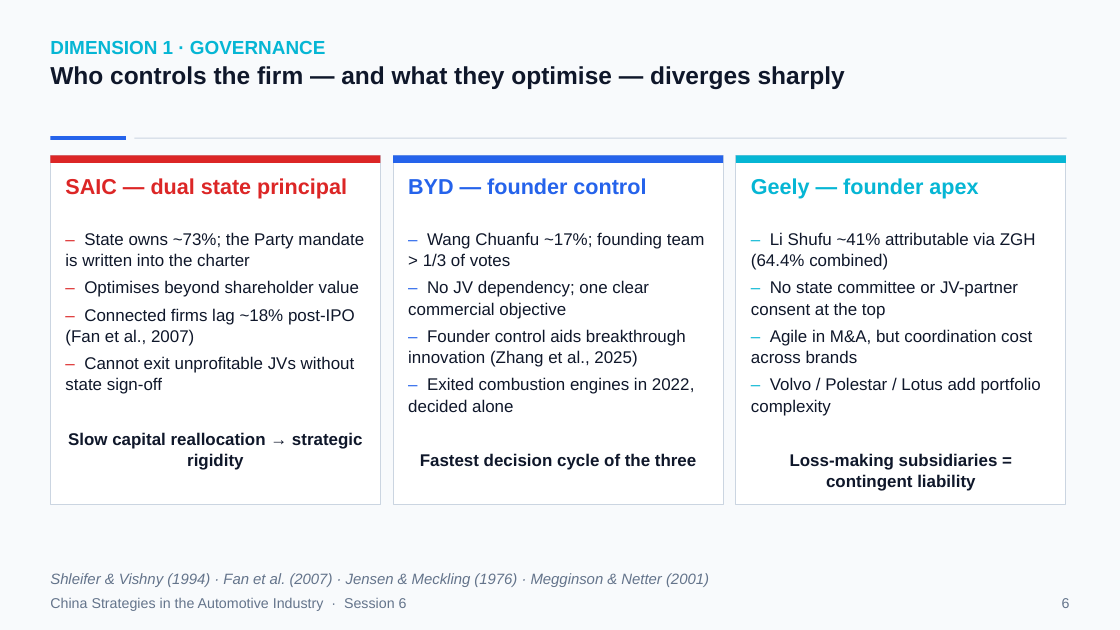
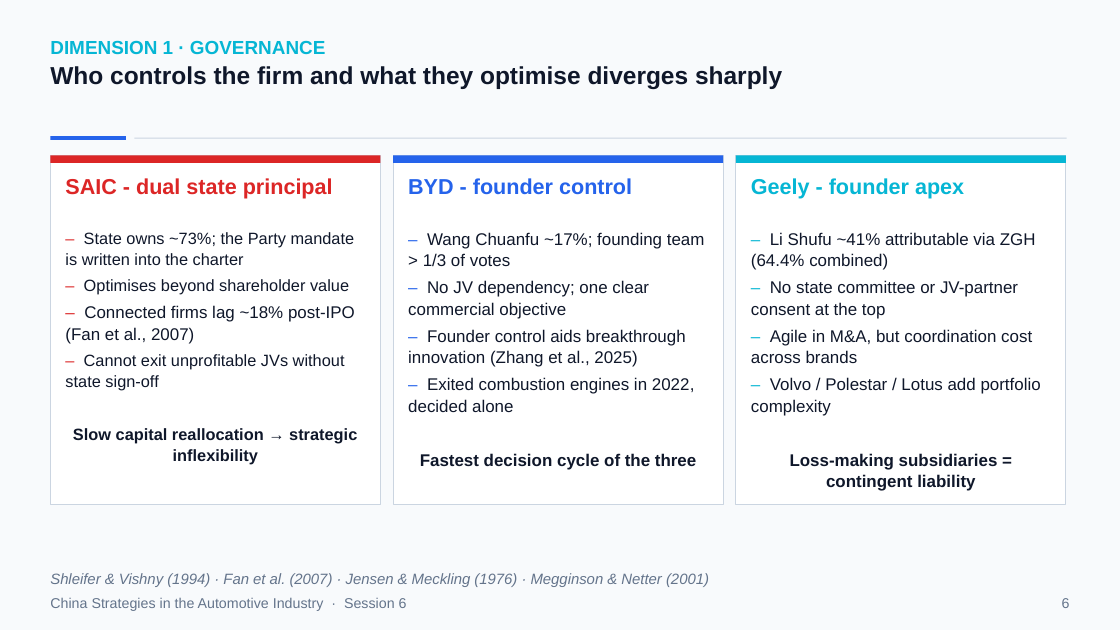
Before and after one commit to mickeymousehacker/CHINA-seminar-paper, a slide deck: slide 6 of research/presentation/China-Strategies-Presentation-FINAL.pptx. Drawn at 1120x630 pixels with LibreOffice and Linux fonts; fonts in the diff are those of the drawing. Boxes give left, top, right and bottom in pixels: in the first picture for what was removed or moved away, otherwise in the second. Text is boxed around its words. In the diff, an @@ line names an element or a change of style, - is before the commit and + after.

Commit message:
add presentation speech script + cue cards, refine debate argument, sync final deck
- add research/wiki/saic-motor/Doc/praesentation-sprechtext-julia.md(.docx):
  slide-by-slide English delivery script + German/English cue cards for
  Julia's portion of the team presentation (slides 6-16), timed and
  rebalanced across shared vs. solo slides to hit the ~13 min/person target
- replace ZF Friedrichshafen example in the debate CON speech with a
  standalone-value framing and reframe the Opel/PSA argument as a
  fire-sale discount (Shleifer & Vishny 1992; Andrade et al. 2001),
  moving the "alternatives exist" argument to the DaimlerChrysler teammate
- add Aylin's BMW-Rover opposition brief for cross-referencing team arguments
- sync final presentation deck with manual edits

```diff
--- a/research/presentation/China-Strategies-Presentation-FINAL.pptx
+++ b/research/presentation/China-Strategies-Presentation-FINAL.pptx
@@ text at bbox=[50, 66, 782, 89]: text changed @@
-Who controls the firm — and what they optimise — diverges sharply
+Who controls the firm and what they optimise diverges sharply
@@ text at bbox=[65, 178, 333, 199]: text changed; size 18.6 to 18.5 pt @@
-SAIC — dual state principal
+SAIC - dual state principal
@@ text at bbox=[408, 178, 632, 195]: text changed; size 18.6 to 18.5 pt @@
-BYD — founder control
+BYD - founder control
@@ text at bbox=[751, 178, 964, 199]: text changed; size 18.6 to 18.5 pt @@
-Geely — founder apex
+Geely - founder apex
@@ text at bbox=[65, 232, 355, 390]: size 14.5 to 14 pt in "– State owns ~73%; the Party mandate ...", "– Optimises beyond shareholder value", "– Cannot exit unprofitable JVs without state ..." @@
@@ text at bbox=[73, 428, 357, 465]: text changed; size 14.5 to 14 pt @@
-Slow capital reallocation → strategic rigidity
+Slow capital reallocation → strategic inflexibility
```
Also in this commit, not shown: 10 other slides changed, 8 other files.
